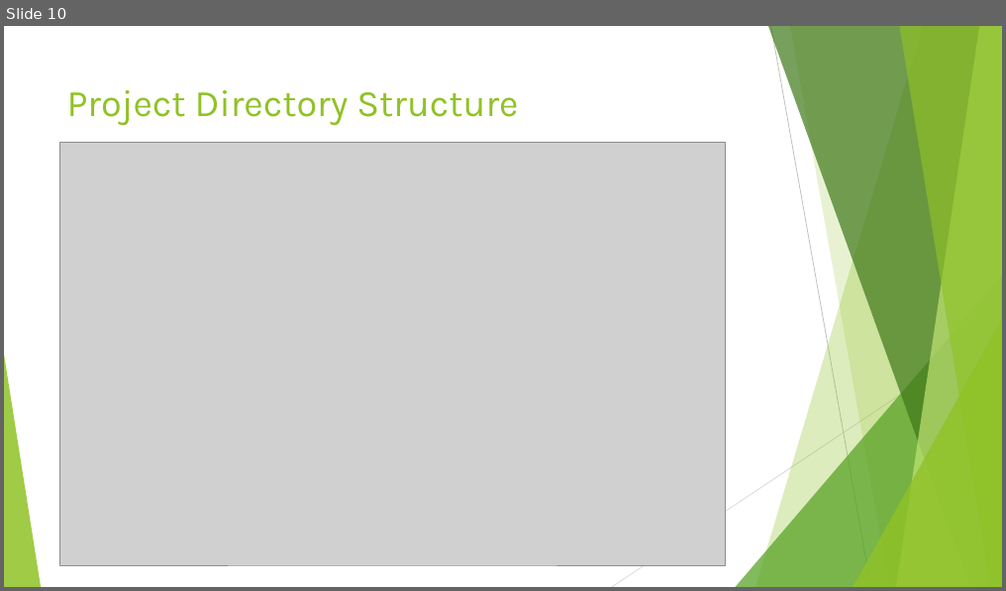
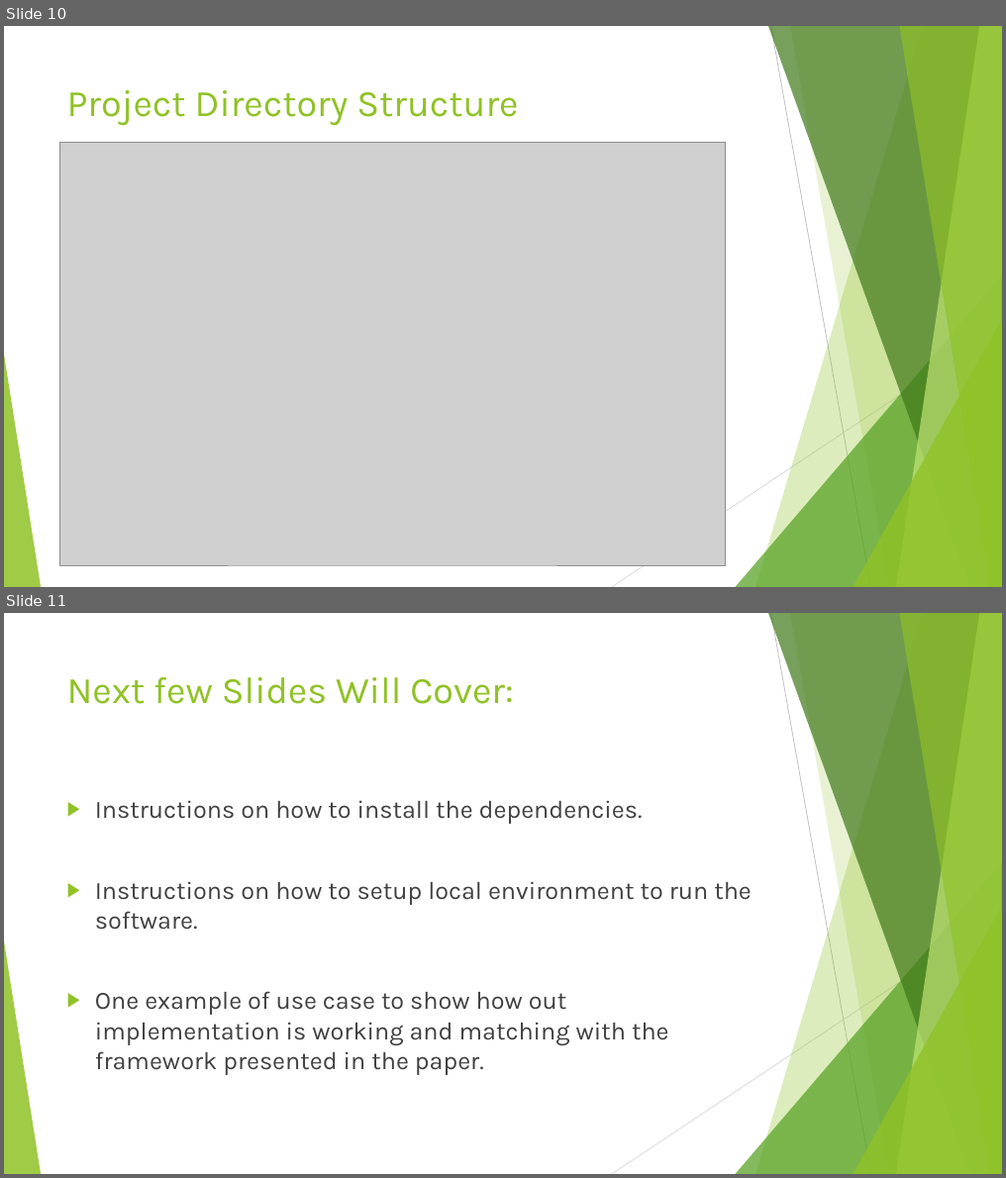
Before and after one commit to hsiddhu2/CourseProject, a slide deck: documentation/Project Presentation.pptx. Shown one above the other, each under a label of ours: slide 10 before the commit, slides 10 and 11 after it. The pictures are 1006x591 and 1006x1178 pixels, drawn with LibreOffice and Linux fonts; fonts in the diff are those of the drawing; grey boxes stand for pictures. Boxes give left, top, right and bottom in pixels: in the first picture for what was removed or moved away, otherwise in the second. Text is boxed around its words. In the diff, an @@ line names an element or a change of style, - is before the commit and + after.

```diff
--- a/documentation/Project Presentation.pptx
+++ b/documentation/Project Presentation.pptx
@@ slide 11 added at <box>4,613,1002,1174</box>, background #FFFFFF; not listed: 10 template elements that a slide beside it also shows @@
@@ title added at <box>67,677,514,704</box>, 36 pt, text #90C226 @@
+Next few Slides Will Cover:
@@ text added at <box>95,800,751,1075</box>, 24 pt, text #404040 @@
+▶ Instructions on how to install the dependencies.
+▶ Instructions on how to setup local environment to run the software.
+▶ One example of use case to show how out implementation is working and matching with the framework presented in the paper.
```
Also in this commit, not shown: 2 slides changed, 3 other slides added.
